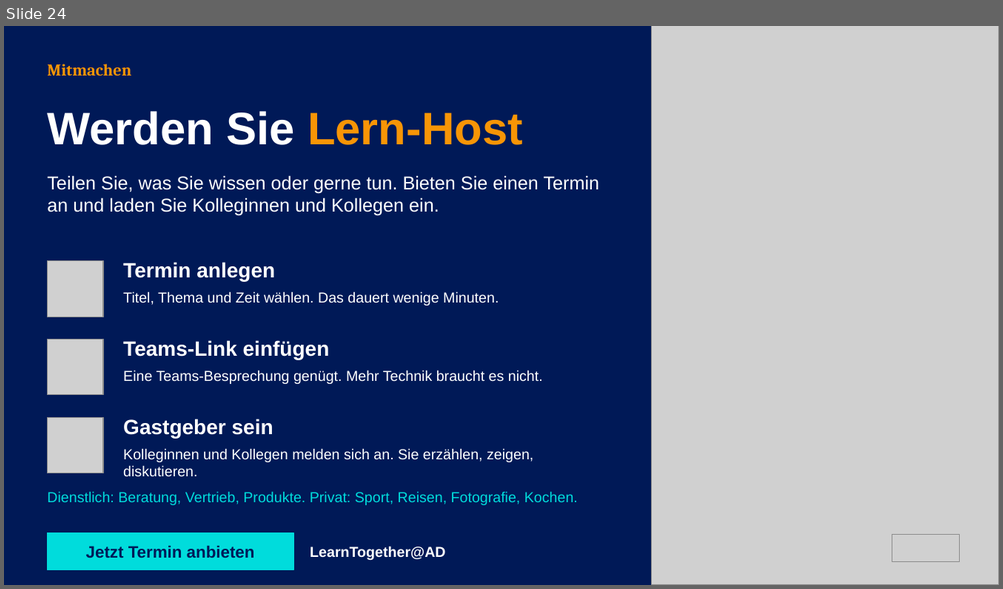
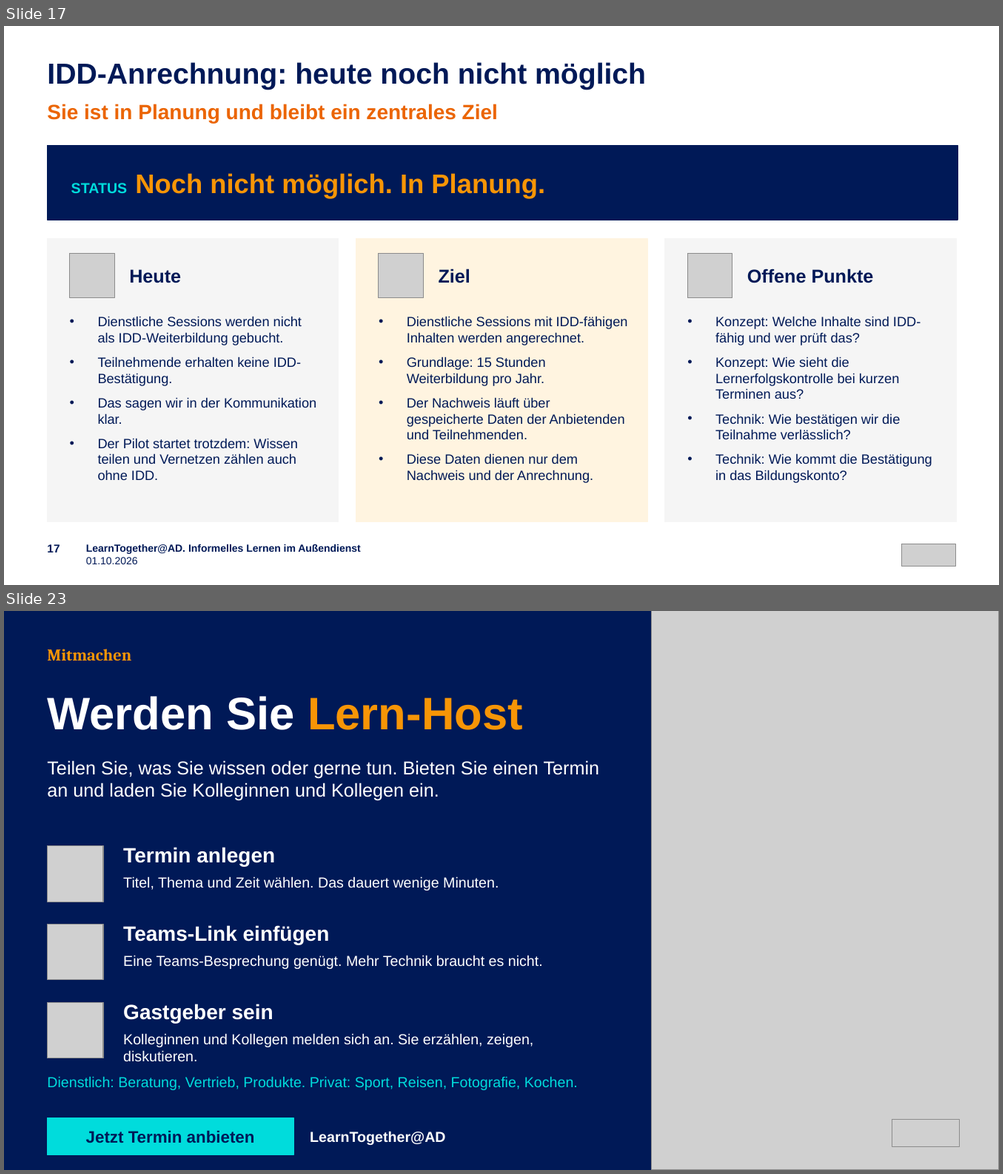
Before and after one commit to emplush/ruv_learntogether, a slide deck: docs/LearnTogether-AD_Praesentation.pptx. Shown one above the other, each under a label of ours: slide 24 before the commit, slides 17 and 23 after it; the slides between them are not shown. The pictures are 1003x589 and 1003x1174 pixels, drawn with LibreOffice and Linux fonts; fonts in the diff are those of the drawing; grey boxes stand for pictures. Boxes give left, top, right and bottom in pixels: in the first picture for what was removed or moved away, otherwise in the second. Text is boxed around its words. In the diff, an @@ line names an element or a change of style, - is before the commit and + after.

```diff
--- a/docs/LearnTogether-AD_Praesentation.pptx
+++ b/docs/LearnTogether-AD_Praesentation.pptx
@@ slide 17 added at (4,26,999,585), background #FFFFFF @@
@@ text added at (47,62,646,90), 28 pt, text #001957, bold @@
+IDD-Anrechnung: heute noch nicht möglich
@@ text added at (47,104,498,123), 20 pt, text #EB6504, bold @@
+Sie ist in Planung und bleibt ein zentrales Ziel
@@ rectangle added at (47,145,958,220), fill #001957, outline #001957 1 pt @@
@@ text added at (71,173,545,198), 26 pt, text #F79506, bold @@
+STATUS Noch nicht möglich. In Planung.
@@ rectangle added at (47,238,338,522), fill #F5F5F5, outline #F5F5F5 1 pt @@
@@ rectangle added at (356,238,647,522), fill #FFF4E0, outline #FFF4E0 1 pt @@
@@ rectangle added at (665,238,956,522), fill #F5F5F5, outline #F5F5F5 1 pt @@
@@ picture added at (70,254,114,298) @@
@@ text added at (129,269,181,284), 18 pt, text #001957, bold @@
+Heute
@@ picture added at (378,254,424,298) @@
@@ text added at (438,269,470,284), 18 pt, text #001957, bold @@
+Ziel
@@ picture added at (688,254,732,298) @@
@@ text added at (747,269,874,284), 18 pt, text #001957, bold @@
+Offene Punkte
@@ text added at (98,316,316,480), 13 pt, text #001957 @@
+• Dienstliche Sessions werden nicht als IDD-Weiterbildung gebucht.
+• Teilnehmende erhalten keine IDD-Bestätigung.
+• Das sagen wir in der Kommunikation klar.
+• Der Pilot startet trotzdem: Wissen teilen und Vernetzen zählen auch ohne IDD.
@@ text added at (407,316,628,483), 13 pt, text #001957 @@
+• Dienstliche Sessions mit IDD-fähigen Inhalten werden angerechnet.
+• Grundlage: 15 Stunden Weiterbildung pro Jahr.
+• Der Nachweis läuft über gespeicherte Daten der Anbietenden und Teilnehmenden.
+• Diese Daten dienen nur dem Nachweis und der Anrechnung.
@@ text added at (715,316,932,483), 13 pt, text #001957 @@
+• Konzept: Welche Inhalte sind IDD-fähig und wer prüft das?
+• Konzept: Wie sieht die Lernerfolgskontrolle bei kurzen Terminen aus?
+• Technik: Wie bestätigen wir die Teilnahme verlässlich?
+• Technik: Wie kommt die Bestätigung in das Bildungskonto?
@@ text added at (47,545,60,553), 11 pt, text #001957, bold @@
+17
@@ text added at (86,545,360,565), 10 pt, text #001957, bold @@
+LearnTogether@AD. Informelles Lernen im Außendienst
+01.10.2026
@@ picture added at (902,545,956,566) @@
@@ what was slide 24 is now slide 23 @@
```
Also in this commit, not shown: 17 slides changed, 4 other slides added, 5 slides removed.
